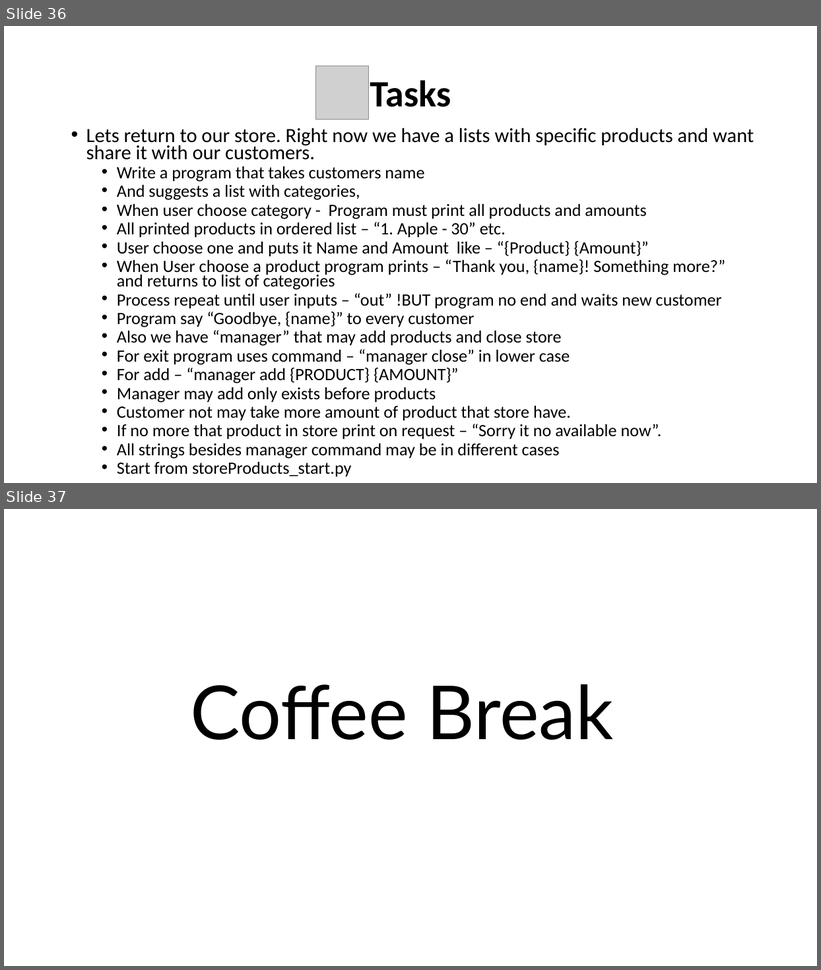
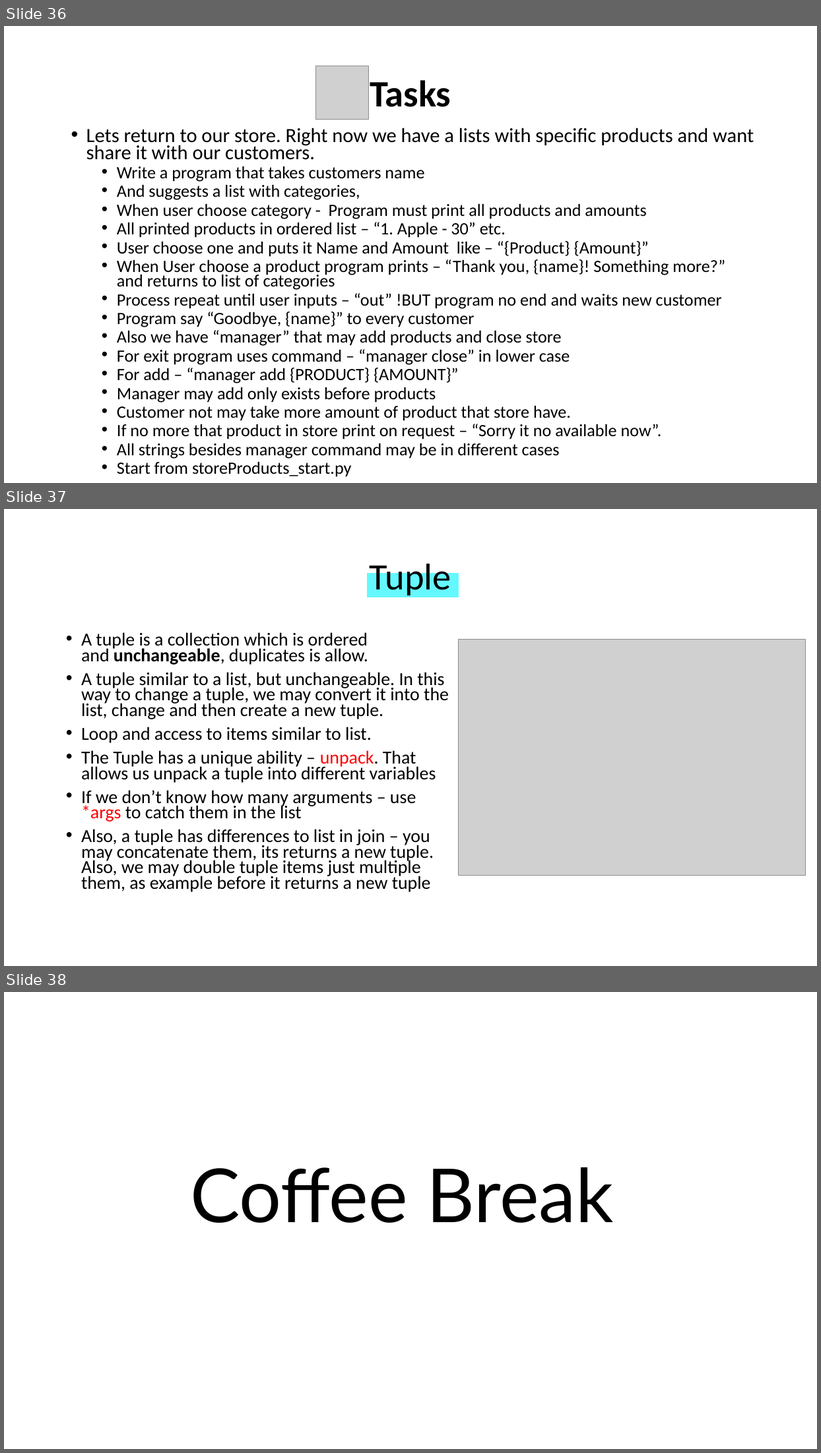
Before and after one commit to WonderLuc/brother-bootcamp, a slide deck: python 101/python_101.pptx. Shown one above the other, each under a label of ours: slides 36 and 37 before the commit, slides 36, 37 and 38 after it. The pictures are 821x970 and 821x1453 pixels, drawn with LibreOffice and Linux fonts; fonts in the diff are those of the drawing; grey boxes stand for pictures; background and template pictures are left out. Boxes give left, top, right and bottom in pixels: in the first picture for what was removed or moved away, otherwise in the second. Text is boxed around its words. In the diff, an @@ line names an element or a change of style, - is before the commit and + after.

Commit message:
feat: add tuples and recursion blocks

```diff
--- a/python 101/python_101.pptx
+++ b/python 101/python_101.pptx
@@ slide 37 added at <box>4,509,817,966</box>, background picture (left out) @@
@@ title added at <box>370,558,451,598</box>, 44 pt, text #000000 @@
+Tuple
@@ rectangle added at <box>368,574,459,597</box>, fill #65F8FF, outline #65F8FF 1 pt @@
@@ text added at <box>81,632,449,892</box>, 21.7 pt, text #000000 @@
+• A tuple is a collection which is ordered and unchangeable, duplicates is allow.
+• A tuple similar to a list, but unchangeable. In this way to change a tuple, we may convert it into the list, change and then create a new tuple.
+• Loop and access to items similar to list.
+• The Tuple has a unique ability – unpack. That allows us unpack a tuple into different variables
+• If we don’t know how many arguments – use *args to catch them in the list
+• Also, a tuple has differences to list in join – you may concatenate them, its returns a new tuple. Also, we may double tuple items just multiple them, as example before it returns a new tuple
@@ picture added at <box>459,639,805,875</box> @@
@@ what was slide 37 is now slide 38 @@
```
Also in this commit, not shown: 1 slide changed, 2 other slides added, 2 other files.
